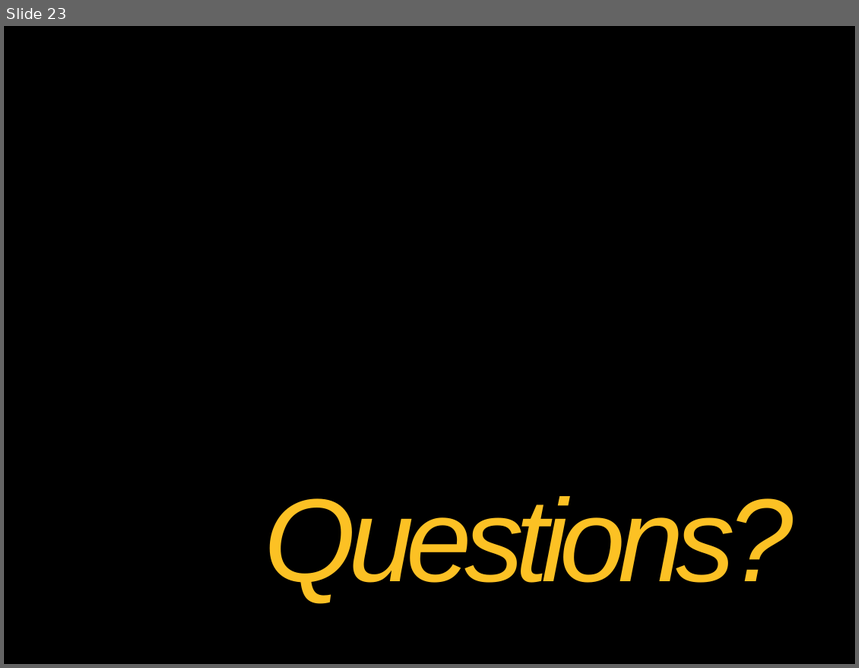
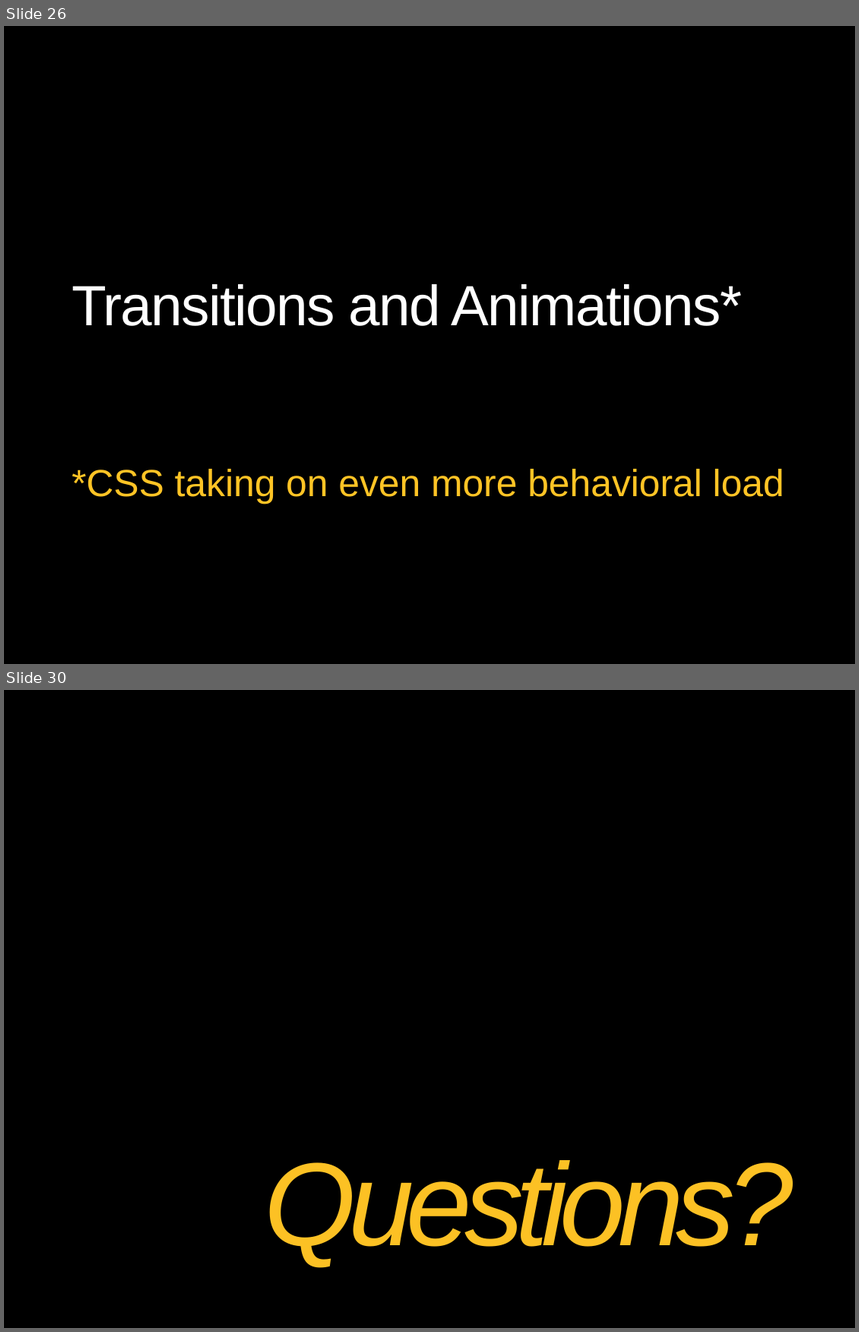
Before and after one commit to theClarkSell/HTML5-Compiler, a slide deck: 3- CSS3/CSS3.pptx. Shown one above the other, each under a label of ours: slide 23 before the commit, slides 26 and 30 after it; the slides between them are not shown. The pictures are 859x668 and 859x1332 pixels, drawn with LibreOffice and Linux fonts; fonts in the diff are those of the drawing; background and template pictures are left out. Boxes give left, top, right and bottom in pixels: in the first picture for what was removed or moved away, otherwise in the second. Text is boxed around its words. In the diff, an @@ line names an element or a change of style, - is before the commit and + after.

```diff
--- a/3- CSS3/CSS3.pptx
+++ b/3- CSS3/CSS3.pptx
@@ slide 26 added at (4, 26, 855, 664), background picture (left out) @@
@@ title added at (72, 284, 743, 326), 48 pt, text #FFFFFF @@
+Transitions and Animations*
@@ subtitle added at (72, 469, 785, 504), 32 pt, text #FFC425 @@
+*CSS taking on even more behavioral load
@@ what was slide 23 is now slide 30 @@
```
Also in this commit, not shown: 11 slides changed, 14 other slides added, 8 slides removed.
